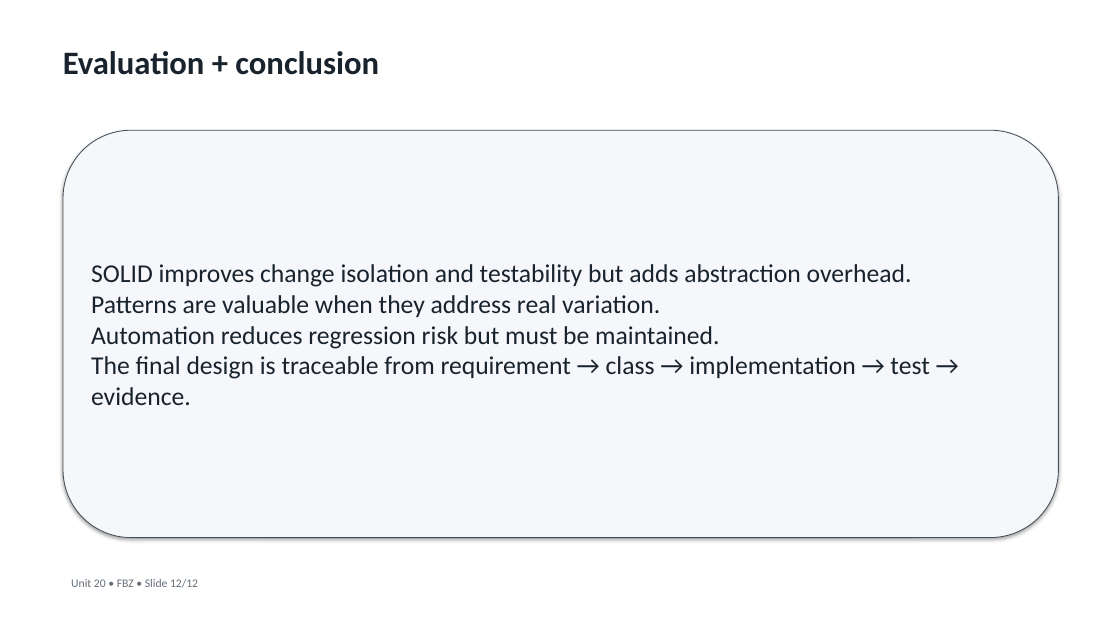
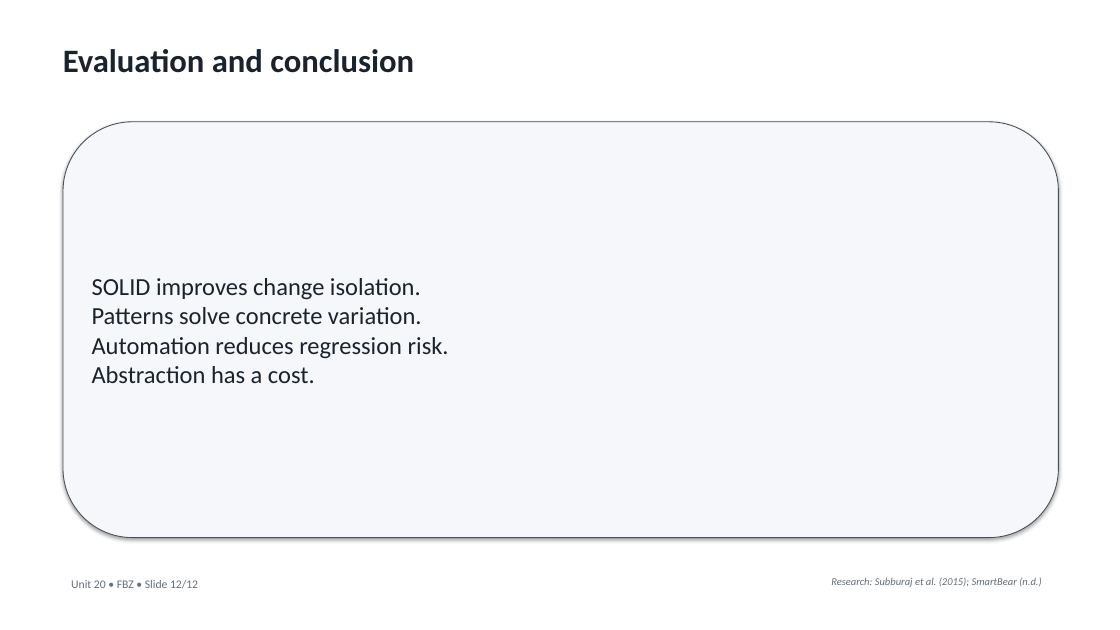
Before and after one commit to alibuildswebsites-ux/Unit20-FBZ-Comics-Unmasked-Application, a slide deck: slide 12 of submission/Unit20_FBZ_SOLID_OOP_Presentation.pptx. Drawn at 1120x630 pixels with LibreOffice and Linux fonts; fonts in the diff are those of the drawing. Boxes give left, top, right and bottom in pixels: in the first picture for what was removed or moved away, otherwise in the second. Text is boxed around its words. In the diff, an @@ line names an element or a change of style, - is before the commit and + after.

```diff
--- a/submission/Unit20_FBZ_SOLID_OOP_Presentation.pptx
+++ b/submission/Unit20_FBZ_SOLID_OOP_Presentation.pptx
@@ text at (63, 49, 414, 73): text changed @@
-Evaluation + conclusion
+Evaluation and conclusion
@@ rounded rectangle "SOLID improves change isolation. Patterns ...": place and size @@
-rounded rectangle "SOLID improves change isolation. Patterns ..." at (63, 130, 1059, 538)
+rounded rectangle "SOLID improves change isolation. Patterns ..." at (63, 122, 1059, 538)
@@ text in rounded rectangle at (92, 278, 449, 383): text changed; size 22 to 21 pt @@
-SOLID improves change isolation and testability but adds abstraction overhead.
-Patterns are valuable when they address real variation.
-Automation reduces regression risk but must be maintained.
-The final design is traceable from requirement → class → implementation → test → evidence.
+SOLID improves change isolation.
+Patterns solve concrete variation.
+Automation reduces regression risk.
+Abstraction has a cost.
@@ text added at (831, 577, 1041, 587), 9 pt, text #646E78, italic @@
+Research: Subburaj et al. (2015); SmartBear (n.d.)
```
Also in this commit, not shown: 9 other slides changed, 2 slides added, 2 slides removed, 36 other files.
